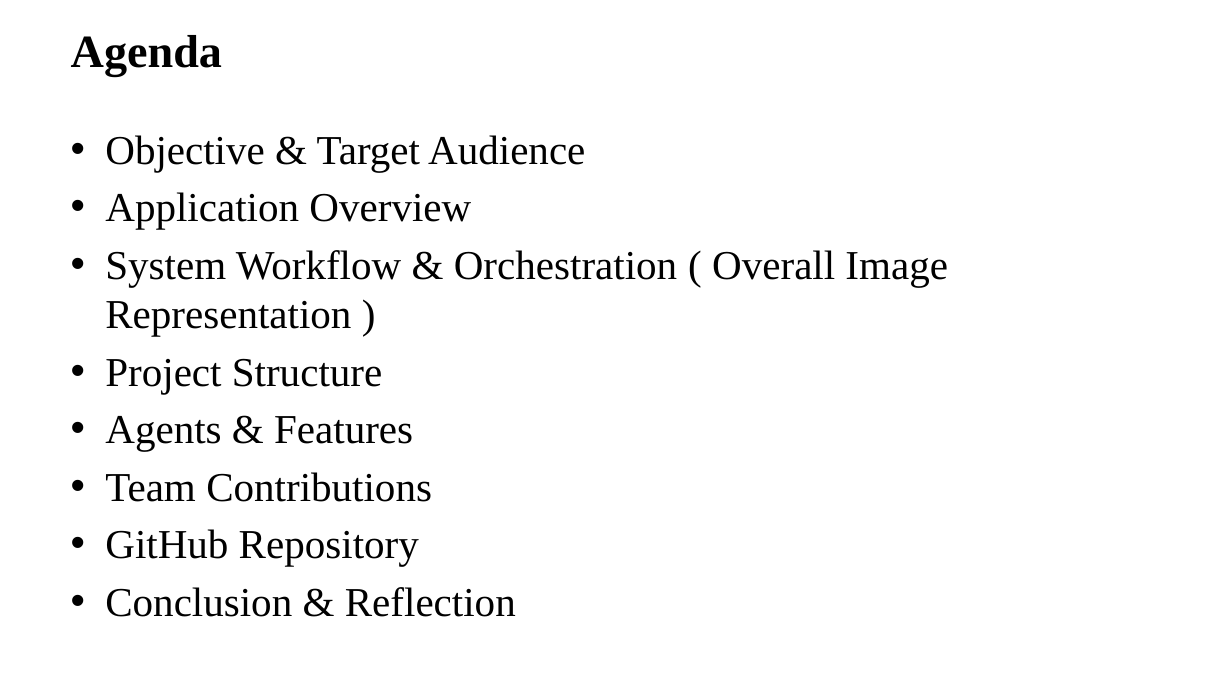
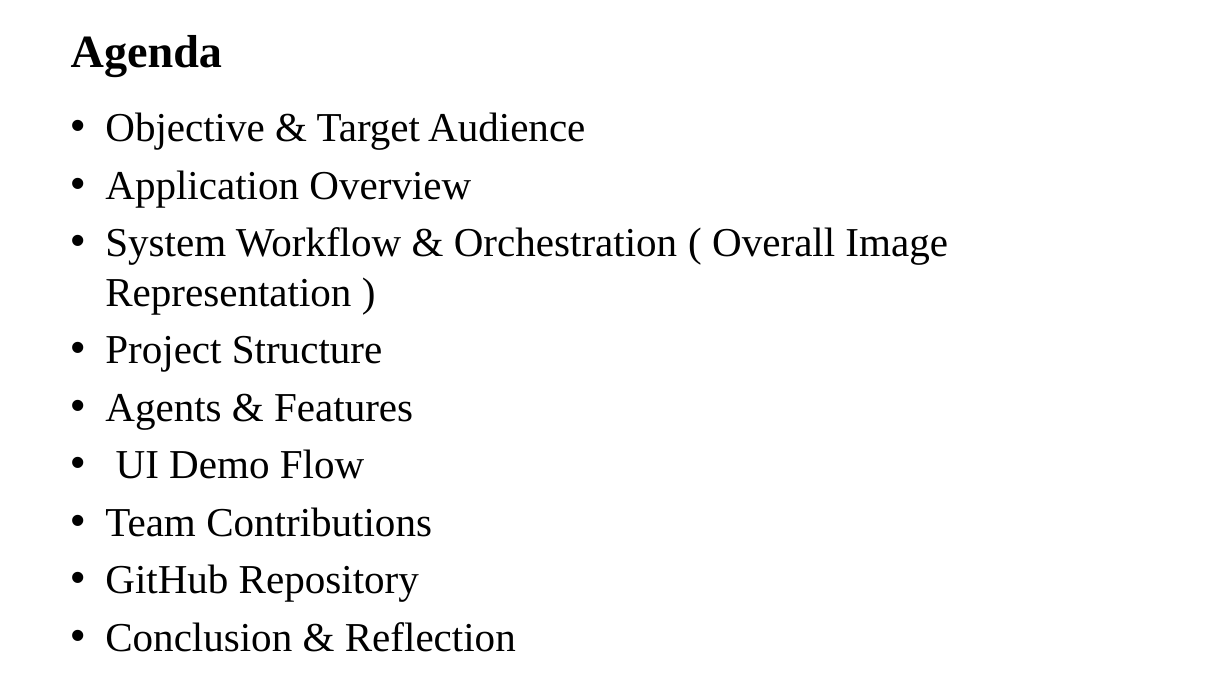
Before and after one commit to AMS-JR/ai-career-assistant, a slide deck: slide 2 of docs/presentation.pptx. Drawn at 1232x693 pixels with LibreOffice and Linux fonts; fonts in the diff are those of the drawing; background and template pictures are left out. Boxes give left, top, right and bottom in pixels: in the first picture for what was removed or moved away, otherwise in the second. Text is boxed around its words. In the diff, an @@ line names an element or a change of style, - is before the commit and + after.

```diff
--- a/docs/presentation.pptx
+++ b/docs/presentation.pptx
@@ text "Objective & Target Audience": place and size @@
-text "Objective & Target Audience" at (105,135,948,617)
+text "Objective & Target Audience" at (105,112,948,601)
@@ text at (116,449,364,479): paragraph added @@
+• UI Demo Flow
```
Also in this commit, not shown: 13 other slides changed, 14 slides added, 8 other files.
